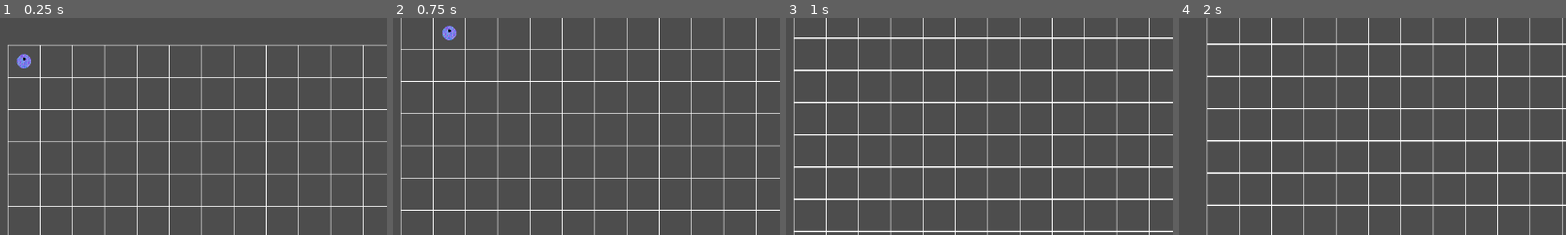
Above: before the commit, frames 1-4 (left to right).
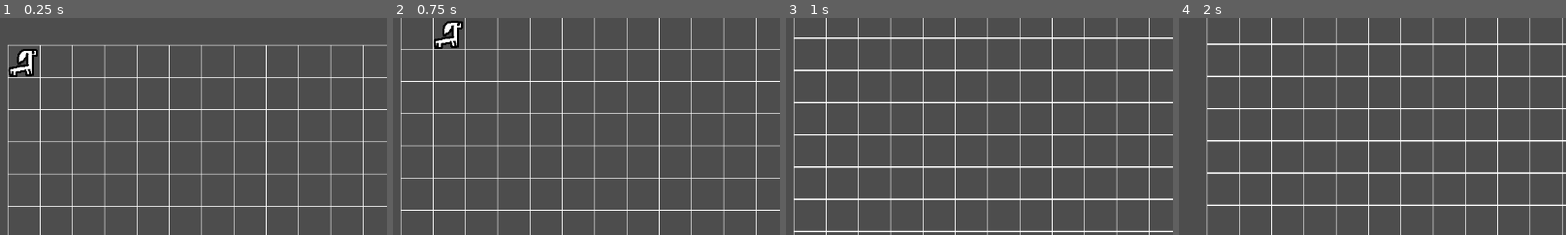
Above: after the commit, the same moments.

Repository: Blueflowerss/vpet-tempname
Game: Godot game, scene res://root.tscn
The game is run twice, just before and just after one commit, with the same random seed, the same clock (stepped at 60 frames per second) and the same inputs.
Inputs (mouse positions are % of the whole screen's width and height, from its top left):
- Up to frame 1 (0.25 s): no input
- Up to frame 2 (0.75 s): tap Enter at 0.5 s; move the mouse to (72, 45) at 0.52 s; hold S (pan_camera_down) from 0.53 s (still down); click (72, 45) at 0.67 s
- Up to frame 3 (1 s): keep holding S (pan_camera_down)
- Up to frame 4 (2 s): move the mouse to (30, 55) at 1.27 s; release S (pan_camera_down) at 1.28 s; tap A (pan_camera_left) at 1.35 s; click (30, 55) at 1.42 s
The pictures show only the part of the screen within x 6-56%, y 0-50%; the shares and areas given below are measured in that part.

The runs differ from the first frame. In frame 1, 0.6% of the frame differs, in the area x 2-10%, y 14-28%; in frame 2, 0.6%; in frame 3, nothing differs; in frame 4, nothing differs.

Commit message:
make critter graphics cooler

Diff:
--- a/critter.gd
+++ b/critter.gd
@@ -2,6 +2,7 @@
 #here i'm typesetting, so we know what
 #values those are supposed to be
 @export var grid_position : Vector2i;
+var last_position : Vector2i;
 var path_array : Array[Vector2i];
 var move_to_position : Vector2i;
 var act_timer : float;
@@ -12,6 +13,11 @@
 	MOVE,
 	FUN
 }
+signal has_moved;
+signal facing_back;
+signal facing_forward;
+signal facing_left;
+signal facing_right;
 #setting up initial values
 func _ready() -> void:
 	grid_position = Vector2i(0,0);
@@ -27,7 +33,6 @@
 		act_timer += delta;
 		return
 	act_timer = 0;
-	print(current_action)
 	#standing around, checks if needs anything done, otherwise finds a random spot
 	#to walk to
 	match current_action:
@@ -45,12 +50,21 @@
 		ACT.MOVE:
 			#get the next position at the front
 			var next_position = path_array.pop_front();
-			print(next_position)
 			#if next pos is null (aka critter reached the destination, then change back to IDLE and don't change position)
 			if not next_position:
 				current_action = ACT.IDLE;
 			else:
-				print(next_position)
+				last_position = grid_position;
 				grid_position = next_position;
+				emit_signal("has_moved");
+				var facing = (last_position-grid_position);
+				if facing.y > 0:
+					emit_signal("facing_back");
+				else:
+					emit_signal("facing_forward")
+				if facing.x == 1:
+					emit_signal("facing_left");
+				elif facing.x == -1:
+					emit_signal("facing_right");
 		ACT.FUN:
 			pass
--- a/critter.tscn
+++ b/critter.tscn
@@ -1,47 +1,34 @@
-[gd_scene load_steps=9 format=3 uid="uid://do7gg7hroa4mi"]
+[gd_scene load_steps=6 format=3 uid="uid://do7gg7hroa4mi"]
 
 [ext_resource type="Script" uid="uid://cjl1bs5857s6j" path="res://critter.gd" id="1_ydhak"]
+[ext_resource type="Texture2D" uid="uid://h4nxmt7jh1j1" path="res://graphics/critter1-back.png" id="2_l11x4"]
+[ext_resource type="Texture2D" uid="uid://dcx3um5kqdui8" path="res://graphics/critter1.png" id="3_c2etd"]
+[ext_resource type="Script" uid="uid://cooxdgdg2oy4v" path="res://critter_animated_sprite_2d.gd" id="3_l11x4"]
 
-[sub_resource type="SphereMesh" id="SphereMesh_ymid3"]
-
-[sub_resource type="Gradient" id="Gradient_34gfr"]
-offsets = PackedFloat32Array(0, 0.818182, 1)
-colors = PackedColorArray(0, 0, 0, 1, 0.305195, 0.305195, 0.305195, 1, 1, 1, 1, 1)
-
-[sub_resource type="FastNoiseLite" id="FastNoiseLite_xibd0"]
-frequency = 0.1726
-domain_warp_enabled = true
-
-[sub_resource type="NoiseTexture2D" id="NoiseTexture2D_s0gbd"]
-seamless = true
-seamless_blend_skirt = 0.168
-as_normal_map = true
-color_ramp = SubResource("Gradient_34gfr")
-noise = SubResource("FastNoiseLite_xibd0")
-
-[sub_resource type="Gradient" id="Gradient_k5oq3"]
-offsets = PackedFloat32Array(0.571429, 1)
-
-[sub_resource type="FastNoiseLite" id="FastNoiseLite_34gfr"]
-frequency = 0.0214
-
-[sub_resource type="NoiseTexture2D" id="NoiseTexture2D_xibd0"]
-width = 1752
-seamless = true
-color_ramp = SubResource("Gradient_k5oq3")
-noise = SubResource("FastNoiseLite_34gfr")
+[sub_resource type="SpriteFrames" id="SpriteFrames_ydhak"]
+animations = [{
+"frames": [{
+"duration": 1.0,
+"texture": ExtResource("3_c2etd")
+}, {
+"duration": 1.0,
+"texture": ExtResource("2_l11x4")
+}],
+"loop": true,
+"name": &"front+back",
+"speed": 5.0
+}]
 
 [node name="Critter" type="Node2D"]
 script = ExtResource("1_ydhak")
 
-[node name="body" type="MeshInstance2D" parent="."]
-position = Vector2(2.28882e-05, 2.28882e-05)
-scale = Vector2(27.8803, 27.8803)
-mesh = SubResource("SphereMesh_ymid3")
-texture = SubResource("NoiseTexture2D_s0gbd")
+[node name="critter_AnimatedSprite2D" type="AnimatedSprite2D" parent="."]
+texture_filter = 1
+sprite_frames = SubResource("SpriteFrames_ydhak")
+animation = &"front+back"
+script = ExtResource("3_l11x4")
 
-[node name="eye" type="MeshInstance2D" parent="body"]
-position = Vector2(0.0127466, -0.173224)
-scale = Vector2(0.208436, 0.208436)
-mesh = SubResource("SphereMesh_ymid3")
-texture = SubResource("NoiseTexture2D_xibd0")
+[connection signal="facing_back" from="." to="critter_AnimatedSprite2D" method="_on_critter_facing_back"]
+[connection signal="facing_forward" from="." to="critter_AnimatedSprite2D" method="_on_critter_facing_forward"]
+[connection signal="facing_left" from="." to="critter_AnimatedSprite2D" method="_on_critter_facing_left"]
+[connection signal="facing_right" from="." to="critter_AnimatedSprite2D" method="_on_critter_facing_right"]
--- /dev/null
+++ b/critter_animated_sprite_2d.gd
@@ -0,0 +1,19 @@
+extends AnimatedSprite2D
+
+enum facing {
+	FRONT,
+	BACK
+}
+func _on_critter_facing_back() -> void:
+	frame = facing.BACK
+
+func _on_critter_facing_forward() -> void:
+	frame = facing.FRONT
+
+
+func _on_critter_facing_left() -> void:
+	flip_h = true;
+
+
+func _on_critter_facing_right() -> void:
+	flip_h = false;
Not shown, added: critter_animated_sprite_2d.gd.uid
Binary file added: graphics/critter1-back.png
Not shown, added: graphics/critter1-back.png.import
Binary file added: graphics/critter1.png
Not shown, added: graphics/critter1.png.import
